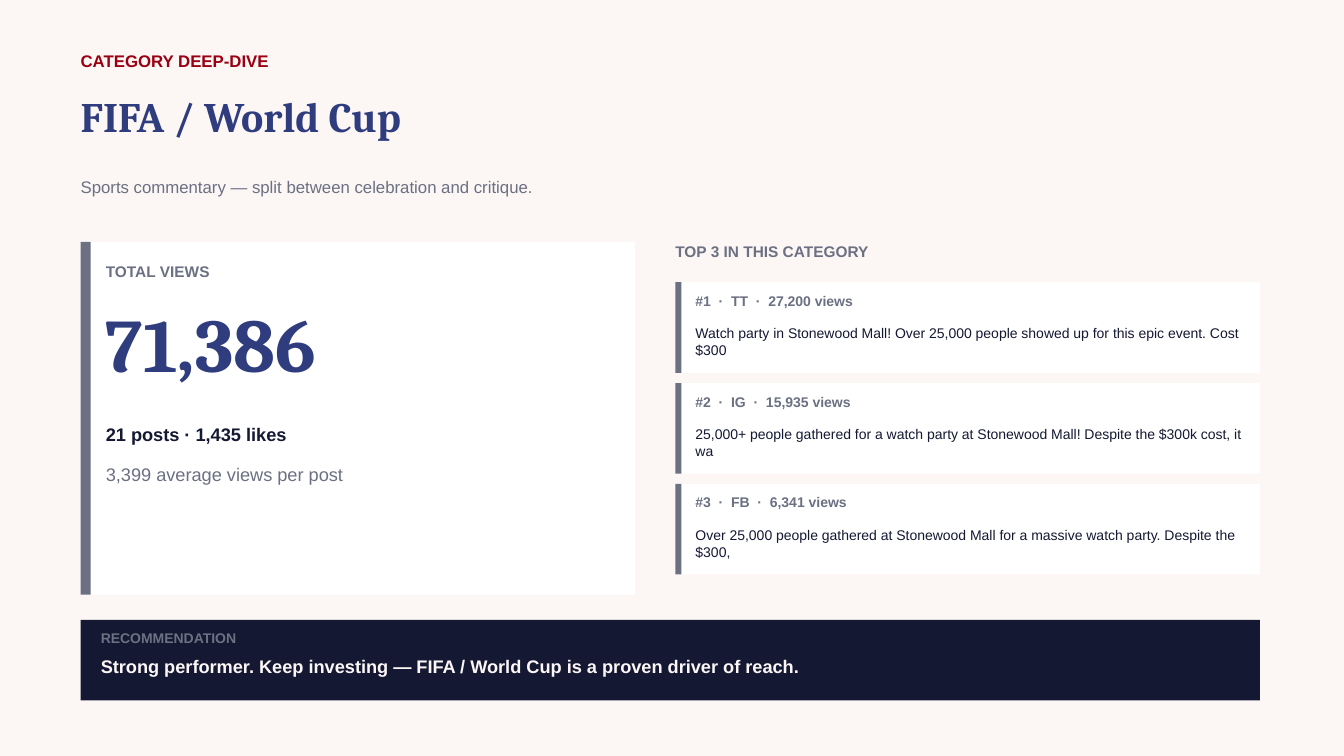
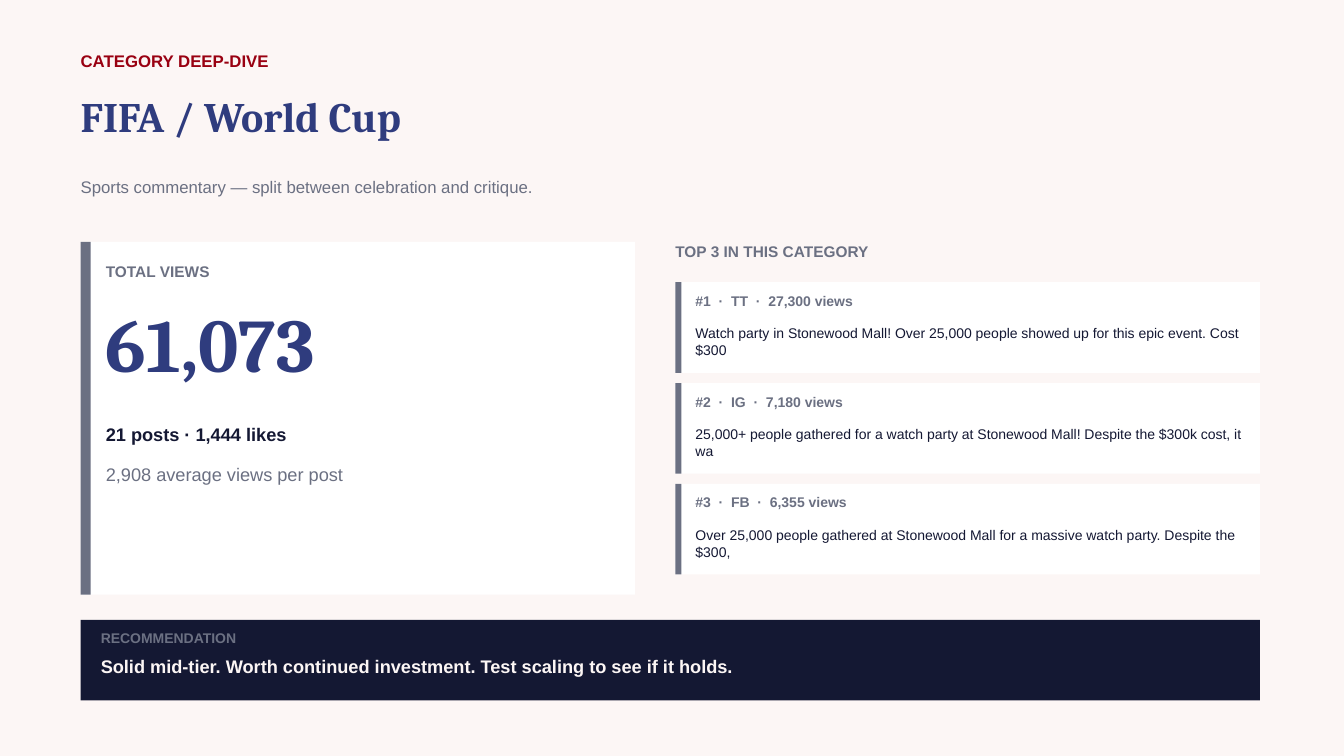
Before and after one commit to zvmmer/talking-downey-kpis, a slide deck: slide 4 of SPONSOR_CONTENT_REPORT.pptx (slide 3 before the commit). Drawn at 1344x756 pixels with LibreOffice and Linux fonts; fonts in the diff are those of the drawing. Boxes give left, top, right and bottom in pixels: in the first picture for what was removed or moved away, otherwise in the second. Text is boxed around its words. In the diff, an @@ line names an element or a change of style, - is before the commit and + after.

```diff
--- a/SPONSOR_CONTENT_REPORT.pptx
+++ b/SPONSOR_CONTENT_REPORT.pptx
@@ text at [695,296,853,308]: text changed @@
-#1 · TT · 27,200 views
+#1 · TT · 27,300 views
@@ text at [106,320,315,383]: text changed @@
-71,386
+61,073
@@ text at [695,397,843,409]: text changed @@
-#2 · IG · 15,935 views
+#2 · IG · 7,180 views
@@ text at [106,427,286,445]: text changed @@
-21 posts · 1,435 likes
+21 posts · 1,444 likes
@@ text at [106,468,343,485]: text changed @@
-3,399 average views per post
+2,908 average views per post
@@ text at [695,497,847,509]: text changed @@
-#3 · FB · 6,341 views
+#3 · FB · 6,355 views
@@ text at [101,659,732,677]: text changed @@
-Strong performer. Keep investing — FIFA / World Cup is a proven driver of reach.
+Solid mid-tier. Worth continued investment. Test scaling to see if it holds.
```
Also in this commit, not shown: 12 other slides changed, 5 other files.
